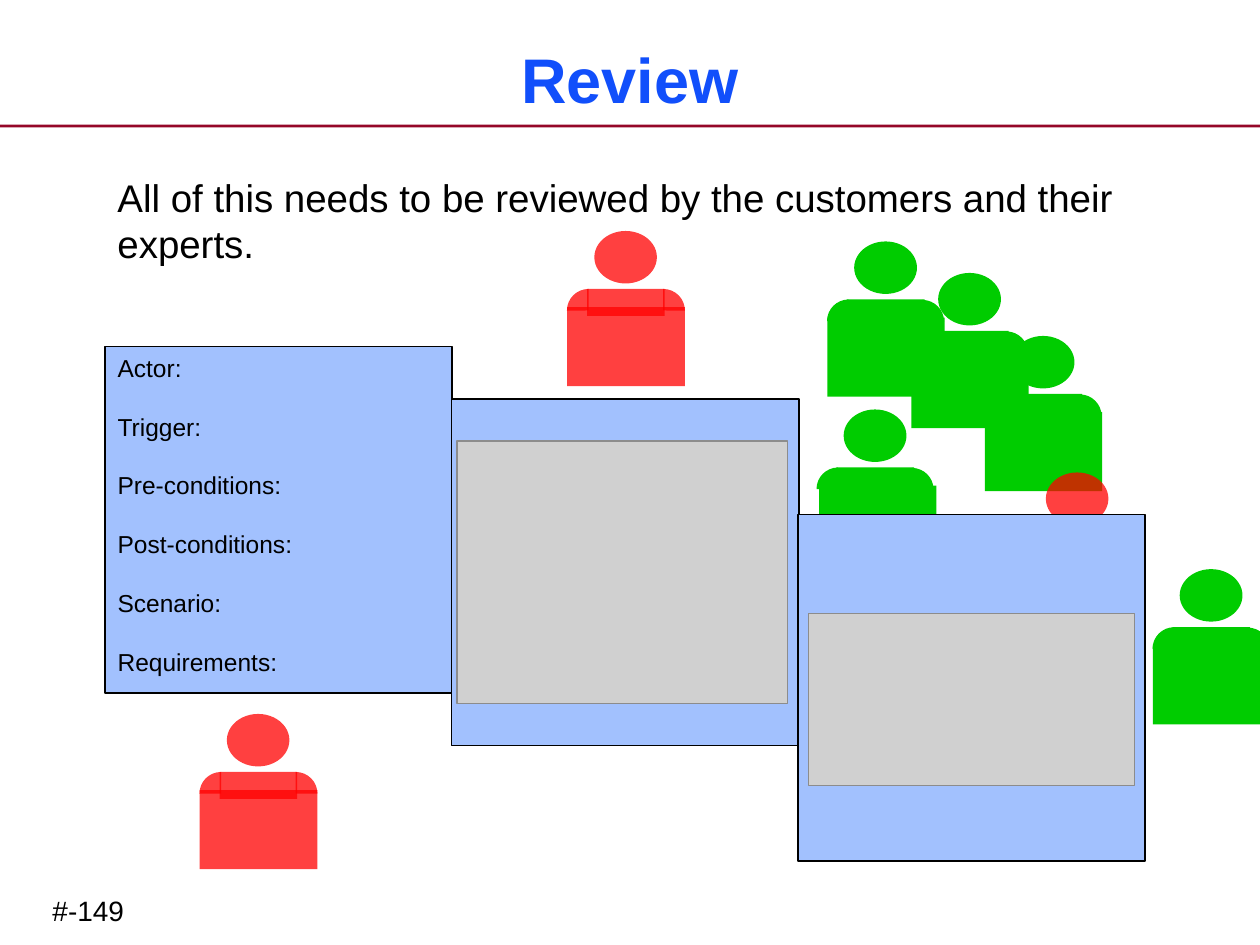
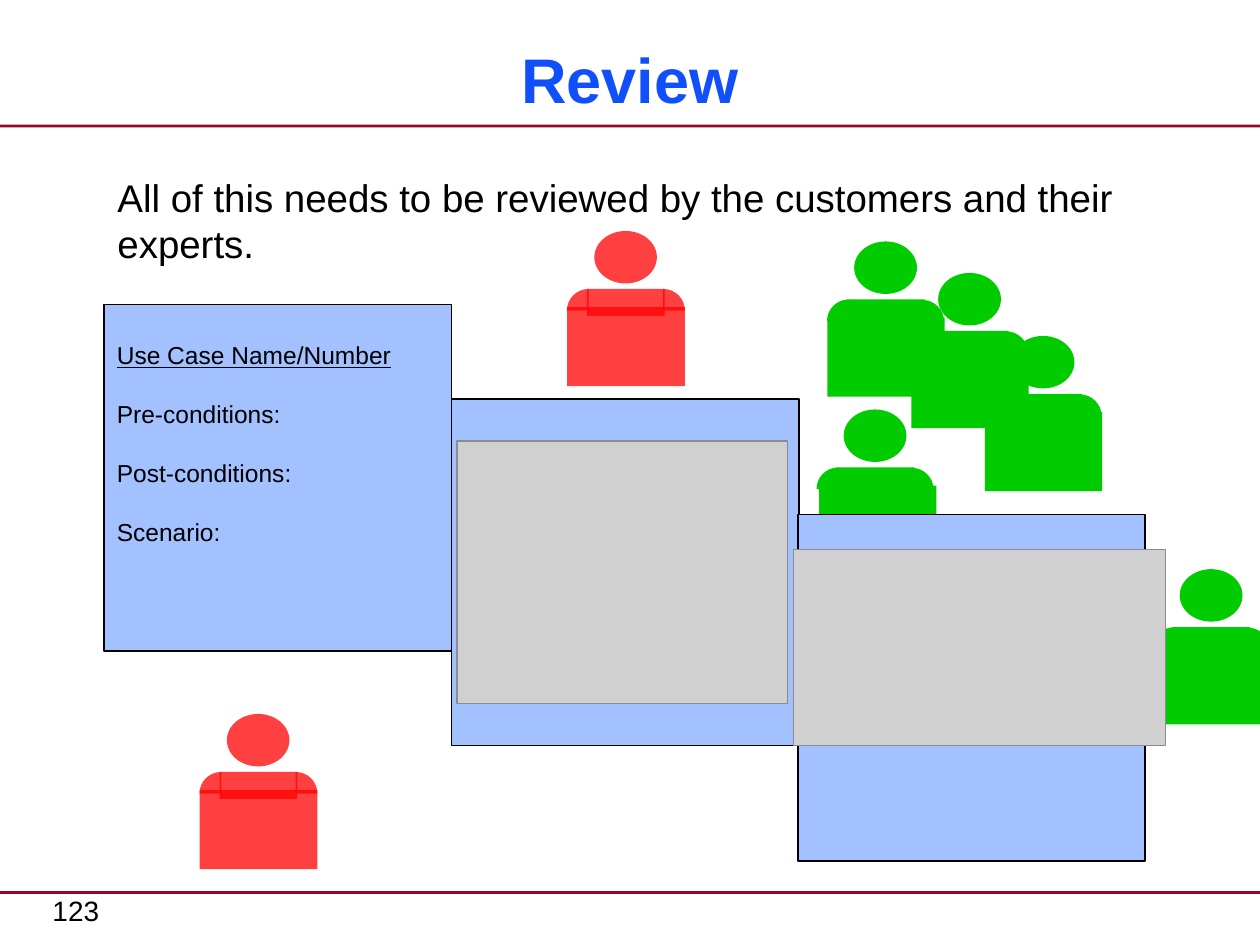
Before and after one commit to xtuml/training, a slide deck: slide 123 of courses/xtUML-Modeling/Requirements-Clarification/RequirementsClarification-CourseSlides.pptx (slide 145 before the commit). Drawn at 1260x945 pixels with LibreOffice and Linux fonts; fonts in the diff are those of the drawing; grey boxes stand for pictures. Boxes give left, top, right and bottom in pixels: in the first picture for what was removed or moved away, otherwise in the second. Text is boxed around its words. In the diff, an @@ line names an element or a change of style, - is before the commit and + after.

```diff
--- a/courses/xtUML-Modeling/Requirements-Clarification/RequirementsClarification-CourseSlides.pptx
+++ b/courses/xtUML-Modeling/Requirements-Clarification/RequirementsClarification-CourseSlides.pptx
@@ rectangle "Use Case Name/Number": place and size @@
-rectangle "Use Case Name/Number" at <box>105,346,452,693</box>
+rectangle "Use Case Name/Number" at <box>105,305,452,651</box>
@@ text in rectangle at <box>117,346,391,368</box>: text changed @@
-Actor:
-Trigger:
+Use Case Name/Number
@@ ellipse removed at <box>1046,472,1109,525</box> @@
@@ picture: place and size @@
-picture at <box>809,614,1135,786</box>
+picture at <box>794,549,1166,746</box>
@@ text in rectangle at <box>118,653,278,676</box>: paragraph removed @@
-Requirements:
@@ line added from (0, 892) to (1260, 892), #950728 1.5 pt @@
@@ page number at <box>52,901,99,922</box>: text changed @@
-#-149
+123
```
Also in this commit, not shown: 124 other slides changed, 9 slides added, 33 slides removed.
